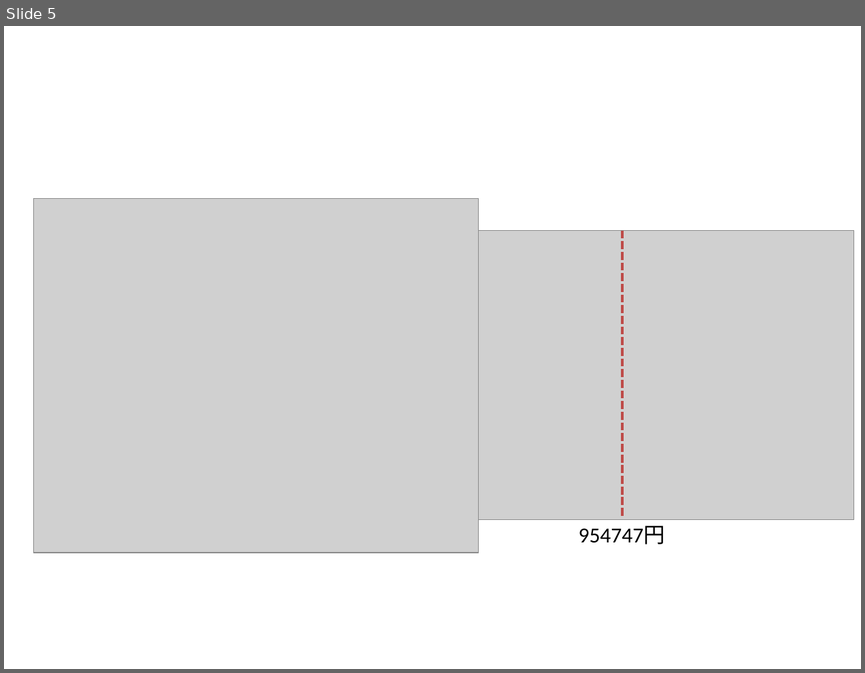
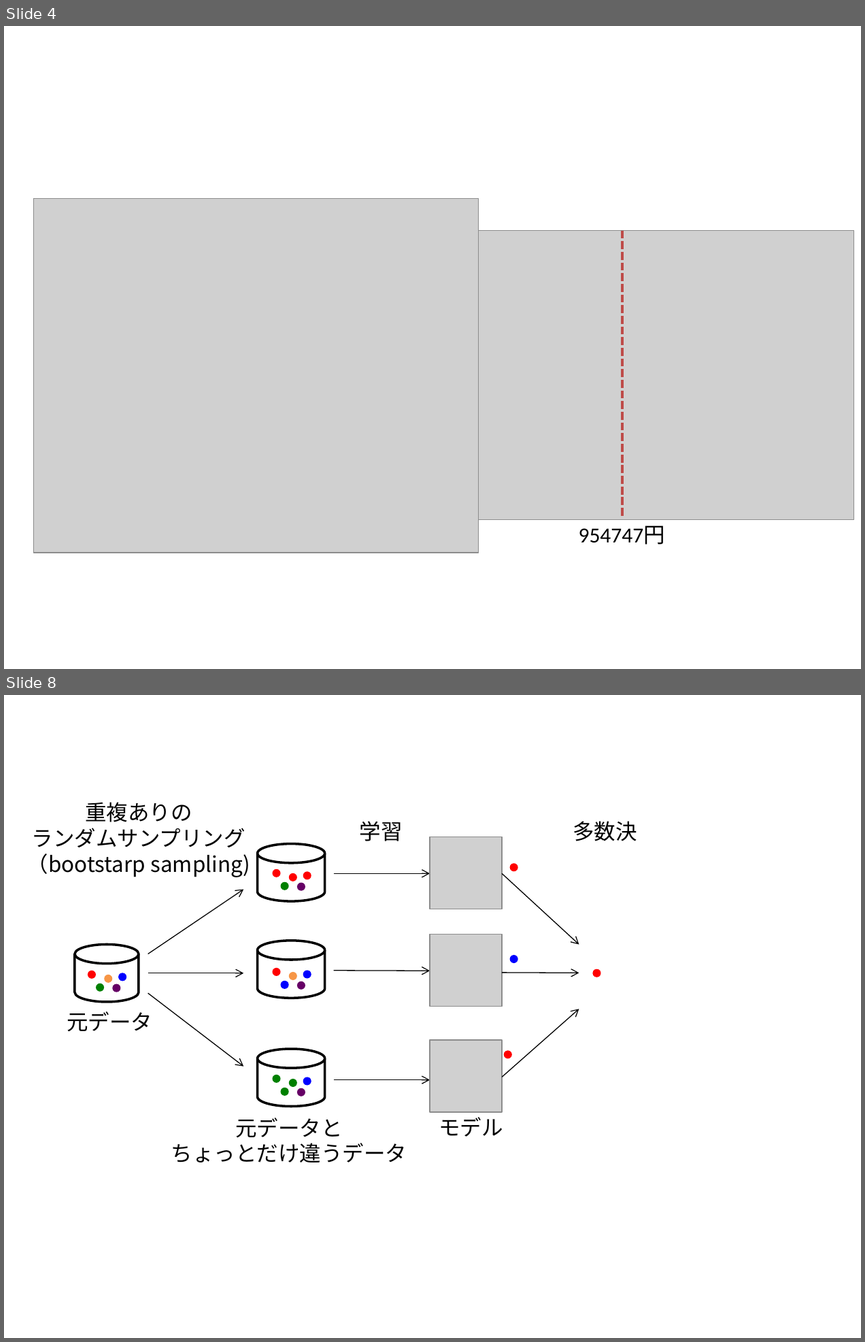
Before and after one commit to MiraiChino/slide, a slide deck: ensemble/img/sozai.pptx. Shown one above the other, each under a label of ours: slide 5 before the commit, slides 4 and 8 after it; the slides between them are not shown. The pictures are 865x673 and 865x1342 pixels, drawn with LibreOffice and Linux fonts; fonts in the diff are those of the drawing; grey boxes stand for pictures. Boxes give left, top, right and bottom in pixels: in the first picture for what was removed or moved away, otherwise in the second. Text is boxed around its words. In the diff, an @@ line names an element or a change of style, - is before the commit and + after.

```diff
--- a/ensemble/img/sozai.pptx
+++ b/ensemble/img/sozai.pptx
@@ slide 8 added at <box>4,695,861,1338</box>, background #FFFFFF @@
@@ group added at <box>27,802,636,1162</box>: 24 ellipses, 9 arrows, 6 texts, 4 cylinders, 3 pictures @@
+元データ
+元データと
+ちょっとだけ違うデータ
+重複ありの
+ランダムサンプリング
+（bootstarp sampling)
+学習
+モデル
+多数決
@@ what was slide 5 is now slide 4 @@
```
Also in this commit, not shown: 5 other slides added, 1 slide removed, 6 other files.
